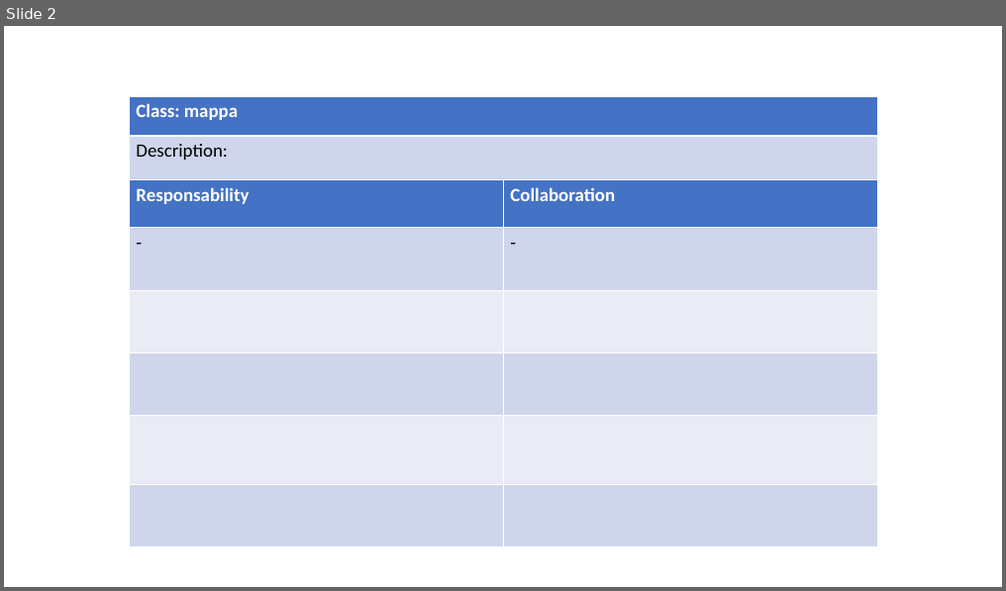
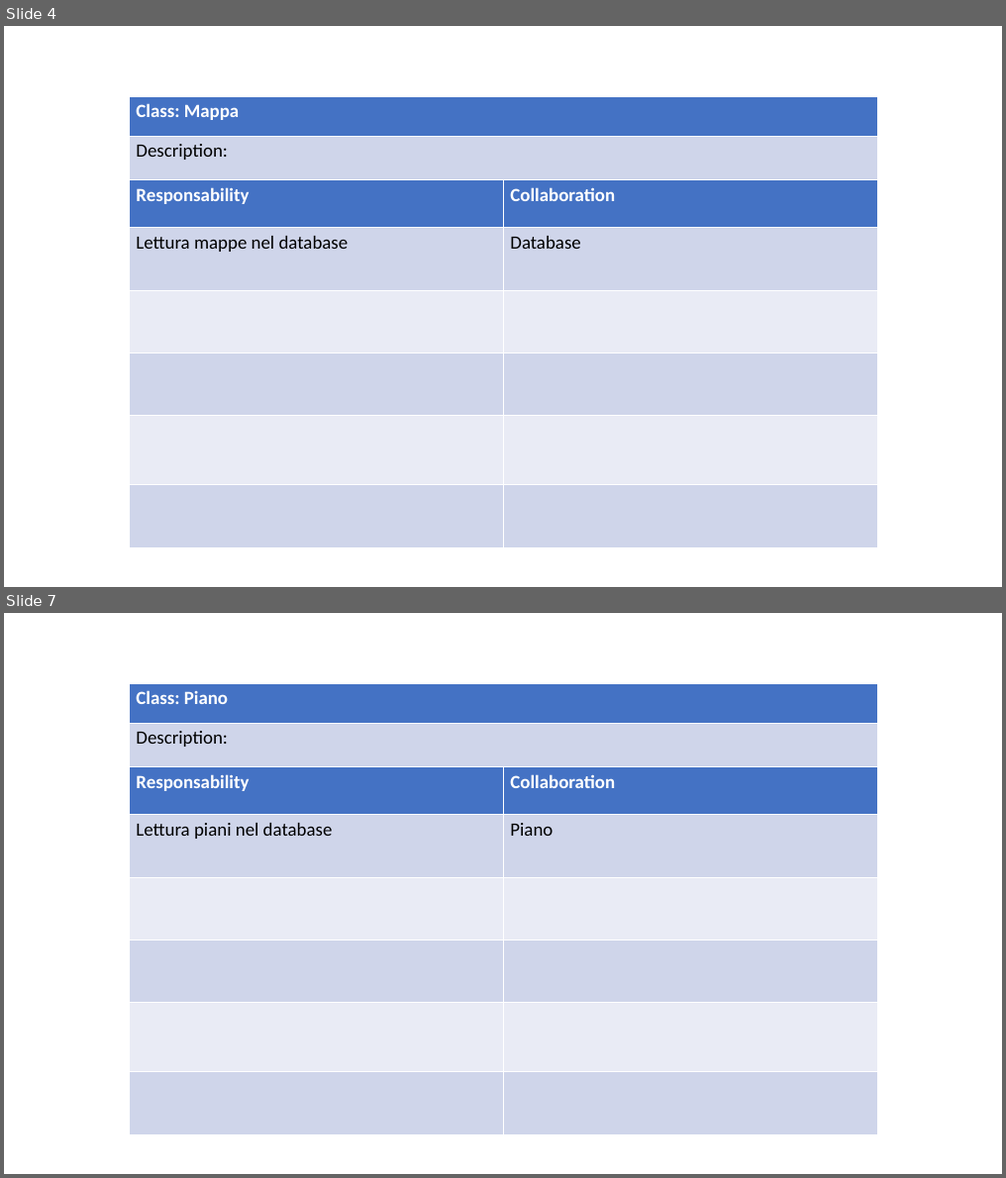
Before and after one commit to ecorradini/ProgettoIDS, a slide deck: AnalisiRequisiti/CRC/UT3/UT3.ppt. Shown one above the other, each under a label of ours: slide 2 before the commit, slides 4 and 7 after it; the slides between them are not shown. The pictures are 1006x591 and 1006x1178 pixels, drawn with LibreOffice and Linux fonts; fonts in the diff are those of the drawing. Boxes give left, top, right and bottom in pixels: in the first picture for what was removed or moved away, otherwise in the second. Text is boxed around its words. In the diff, an @@ line names an element or a change of style, - is before the commit and + after.

```diff
--- a/AnalisiRequisiti/CRC/UT3/UT3.ppt
+++ b/AnalisiRequisiti/CRC/UT3/UT3.ppt
@@ slide 7 added at <box>4,613,1002,1174</box>, background #FFFFFF @@
@@ table added at <box>129,683,877,767</box>, 2 rows, 1 columns @@
+Class: Piano
+Description:
@@ table added at <box>129,766,877,1134</box>, 6 rows, 2 columns @@
+Responsability | Collaboration
+Lettura piani nel database | Piano
+ | 
+ | 
+ | 
+ | 
@@ what was slide 2 is now slide 4 @@
@@ slide 4 changed as well @@
@@ table at <box>129,96,877,180</box> @@
-row 1, column 1: Class: mappa
+row 1, column 1: Class: Mappa
@@ line spacing 1 to 0.98 @@
@@ borders changed @@
@@ table at <box>129,179,877,547</box> @@
-row 2, column 1: -
+row 2, column 1: Lettura mappe nel database
-row 2, column 2: -
+row 2, column 2: Database
@@ line spacing 1 to 0.98 @@
@@ borders changed @@
```
Also in this commit, not shown: 3 other slides changed, 5 other slides added, 3 slides removed.
